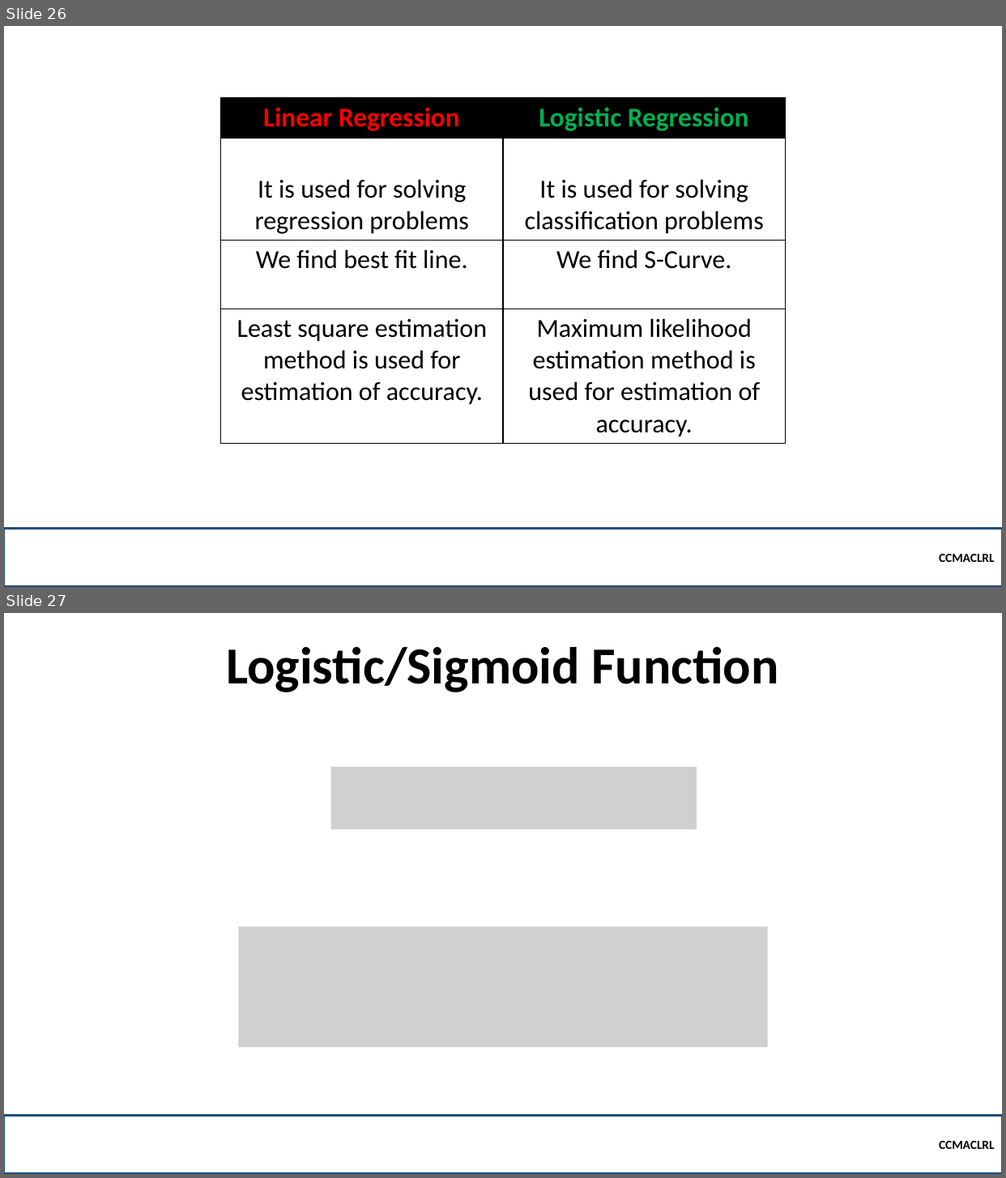
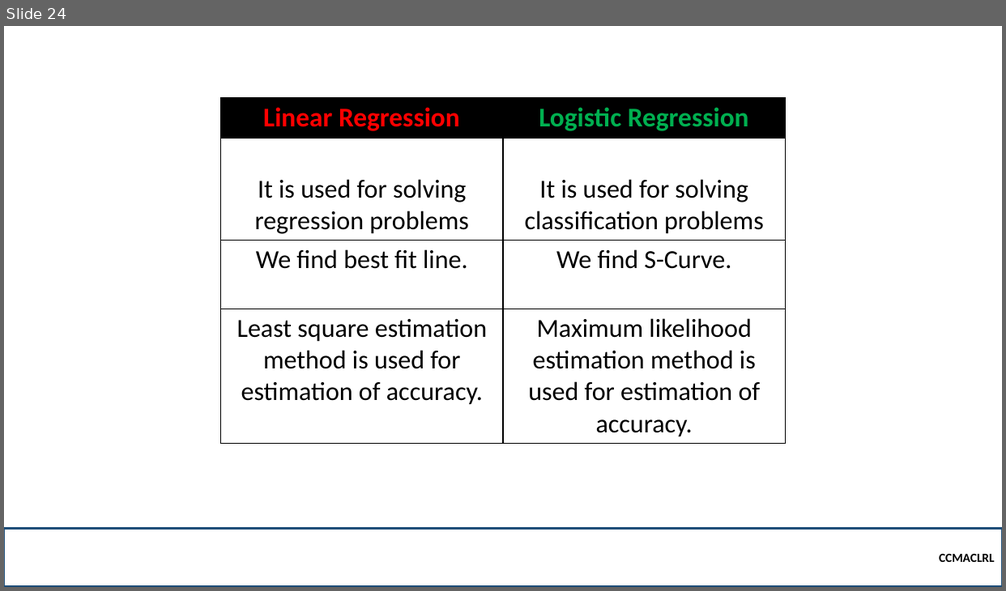
Before and after one commit to robitussin/CCMACLRL, a slide deck: 5 - Logistic Regression/Introduction to Logistic Regression.pptx. Shown one above the other, each under a label of ours: slides 26 and 27 before the commit, slide 24 after it. The pictures are 1006x1178 and 1006x591 pixels, drawn with LibreOffice and Linux fonts; fonts in the diff are those of the drawing; grey boxes stand for pictures; background and template pictures are left out. Boxes give left, top, right and bottom in pixels: in the first picture for what was removed or moved away, otherwise in the second. Text is boxed around its words. In the diff, an @@ line names an element or a change of style, - is before the commit and + after.

```diff
--- a/5 - Logistic Regression/Introduction to Logistic Regression.pptx
+++ b/5 - Logistic Regression/Introduction to Logistic Regression.pptx
@@ slide 27 removed at box(4, 613, 1002, 1174), background picture (left out) @@
@@ title removed at box(226, 647, 778, 692) @@
-Logistic/Sigmoid Function
@@ picture removed at box(331, 766, 697, 829) @@
@@ picture removed at box(238, 926, 768, 1047) @@
@@ rectangle removed at box(4, 1115, 1002, 1174) @@
-CCMACLRL
@@ what was slide 26 is now slide 24 @@
```
Also in this commit, not shown: 22 slides changed, 2 other slides removed, 3 other files.
